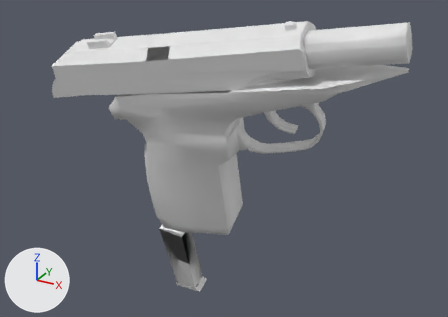
Two versions of the OBJ model Vertex_Animation_Compiler/Assets/Makarov_Pistol_Reload176.obj, one commit apart.
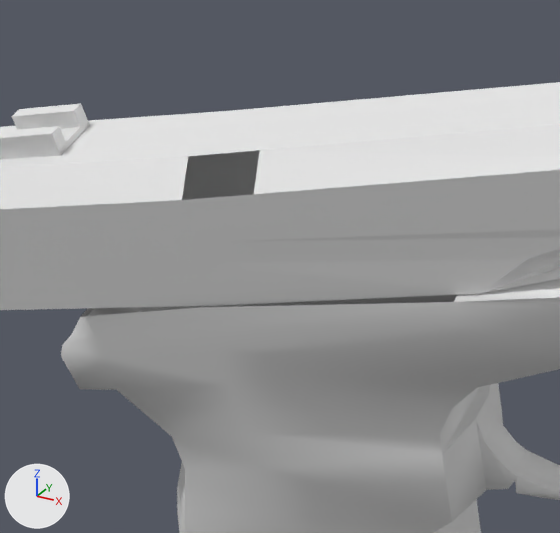
Each version is shown whole from a 50 mm camera at (0.5115, -0.3724, 0.0244) aimed at (0.3382, -0.0574, -0.1332), then close up on the part from 20% to 58% of the width and 0% to 52% of the height. The axes (+X, +Y, +Z) are drawn at lower left. The lights are the same throughout. Where no turn or scale is listed for an object, it has been applied to the vertices.

The first close-up shows 'Rest_of_the_gun_Sphere', 'Top_Slider_Sphere.001'.
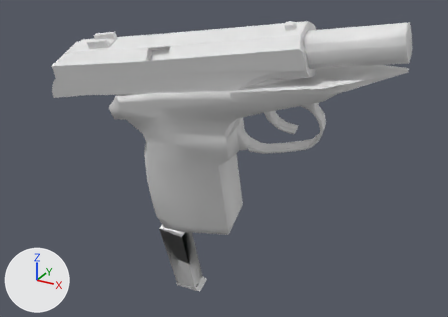
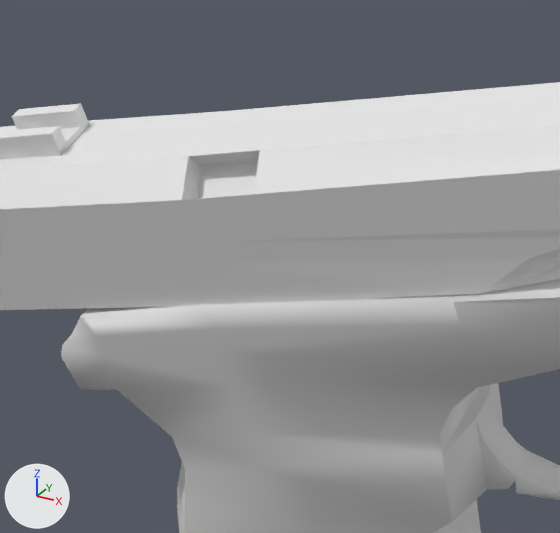
Location of each change, [x1, y1, x2, y2] in pixels of the close-ups (560 x 533 px):
part 1 of me_rest_of_the_gun_sphere, added: after [81, 294, 458, 317]
part 2 of me_top_slider_sphere_001, added: after [182, 150, 260, 200]

The edits, one by one:
me_rest_of_the_gun_sphere has 272 vertices, 519 faces and spans x 0.3116..0.4585, y -0.1388..-0.083, z -0.1592..-0.0259.
me_rest_of_the_gun_sphere is used by ob_rest_of_the_gun_sphere; location (0.0, 0.0, 0.0).
Verts and faces of me_rest_of_the_gun_sphere; kept vertices keep their numbers, new ones are numbered from 272.
Before the commit, vertices of me_rest_of_the_gun_sphere: 164 (0.3791, -0.109, -0.0548), 166 (0.3207, -0.1388, -0.0723) at pixel (79, 317), 175 (0.3221, -0.1387, -0.0719) at pixel (87, 316), 178 (0.3825, -0.1329, -0.062) at pixel (453, 302), 179 (0.3425, -0.137, -0.0678) at pixel (202, 307).
Before the commit, vertices of me_rest_of_the_gun_sphere: 180 (0.3186, -0.1148, -0.0647), 181 (0.339, -0.1131, -0.0606), 183 (0.3173, -0.1149, -0.065).
Part 1, on me_rest_of_the_gun_sphere:
New faces: (164, 181, 179), (175, 179, 181), (166, 175, 183), (164, 179, 178), (175, 181, 180), (175, 180, 183).
me_top_slider_sphere_001 has 127 vertices, 227 faces and spans x 0.279..0.4184, y -0.1468..-0.1085, z -0.0778..-0.0288.
me_top_slider_sphere_001 is used by ob_top_slider_sphere_001; location (0.0, 0.0, 0.0).
Verts and faces of me_top_slider_sphere_001; kept vertices keep their numbers, new ones are numbered from 127.
Before the commit, vertices of me_top_slider_sphere_001: 65 (0.3544, -0.1401, -0.0485) at pixel (253, 194), 68 (0.3429, -0.1413, -0.0505) at pixel (181, 200), 76 (0.3532, -0.1363, -0.0432) at pixel (259, 150), 77 (0.3417, -0.1375, -0.0451) at pixel (188, 156).
Part 2, on me_top_slider_sphere_001:
New vertices 127 to 130 stand at vertices 65, 68, 76, 77, in that order, plus (0.0, 0.003, -0.0021).
New faces: (65, 128, 68), (127, 129, 130), (76, 77, 129), (65, 129, 127), (77, 128, 130), (65, 127, 128).
New faces: (127, 130, 128), (77, 130, 129), (65, 76, 129), (68, 128, 77).
